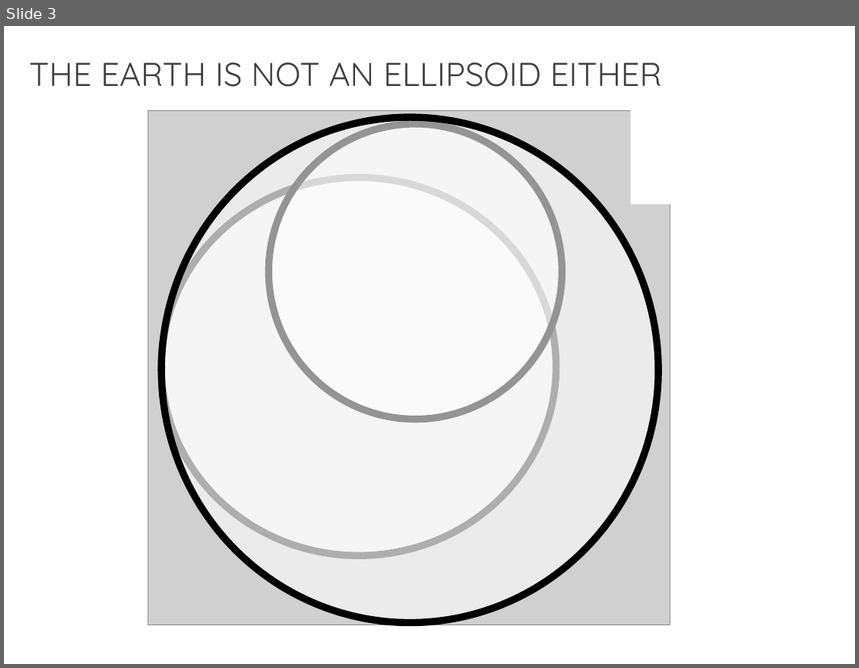
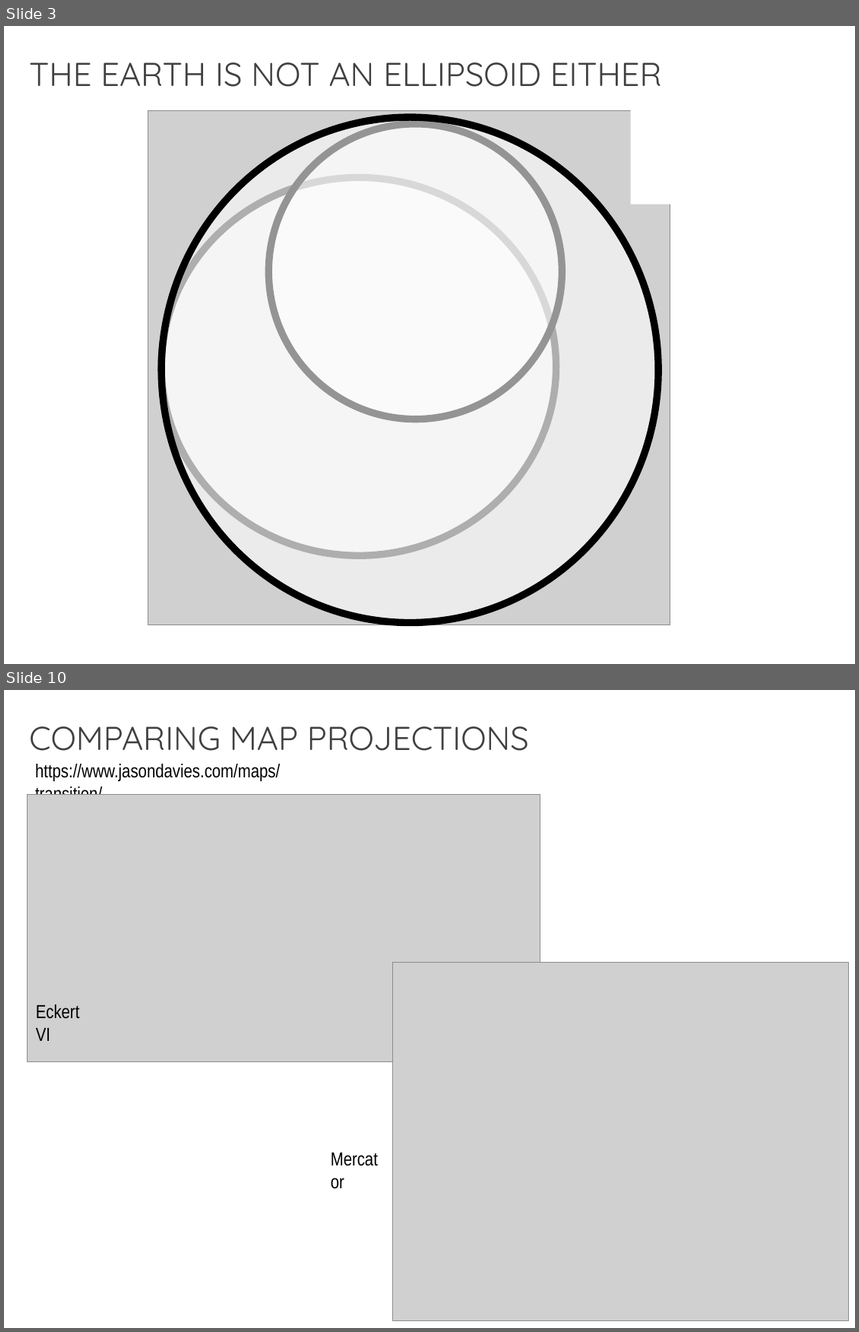
Before and after one commit to MarconiLab/training-courses, a slide deck: gis/ictp/master-course/ppt/map-projections.pptx. Shown one above the other, each under a label of ours: slide 3 before the commit, slides 3 and 10 after it; the slides between them are not shown. The pictures are 859x668 and 859x1332 pixels, drawn with LibreOffice and Linux fonts; fonts in the diff are those of the drawing; grey boxes stand for pictures. Boxes give left, top, right and bottom in pixels: in the first picture for what was removed or moved away, otherwise in the second. Text is boxed around its words. In the diff, an @@ line names an element or a change of style, - is before the commit and + after.

```diff
--- a/gis/ictp/master-course/ppt/map-projections.pptx
+++ b/gis/ictp/master-course/ppt/map-projections.pptx
@@ slide 10 added at [4,690,855,1328], background #FFFFFF @@
@@ text added at [29,726,529,751], 28 pt, text #404040 @@
+COMPARING MAP PROJECTIONS
@@ text added at [35,764,280,795], 16 pt, text #000000 @@
+https://www.jasondavies.com/maps/transition/
@@ picture added at [28,795,541,1062] @@
@@ picture added at [393,962,848,1322] @@
@@ text added at [36,1005,80,1041], 16 pt, text #000000 @@
+Eckert VI
@@ text added at [322,1143,393,1174], 16 pt, text #000000 @@
+Mercator
```
Also in this commit, not shown: 3 slides changed, 4 other slides added, 3 slides removed, 19 other files.
